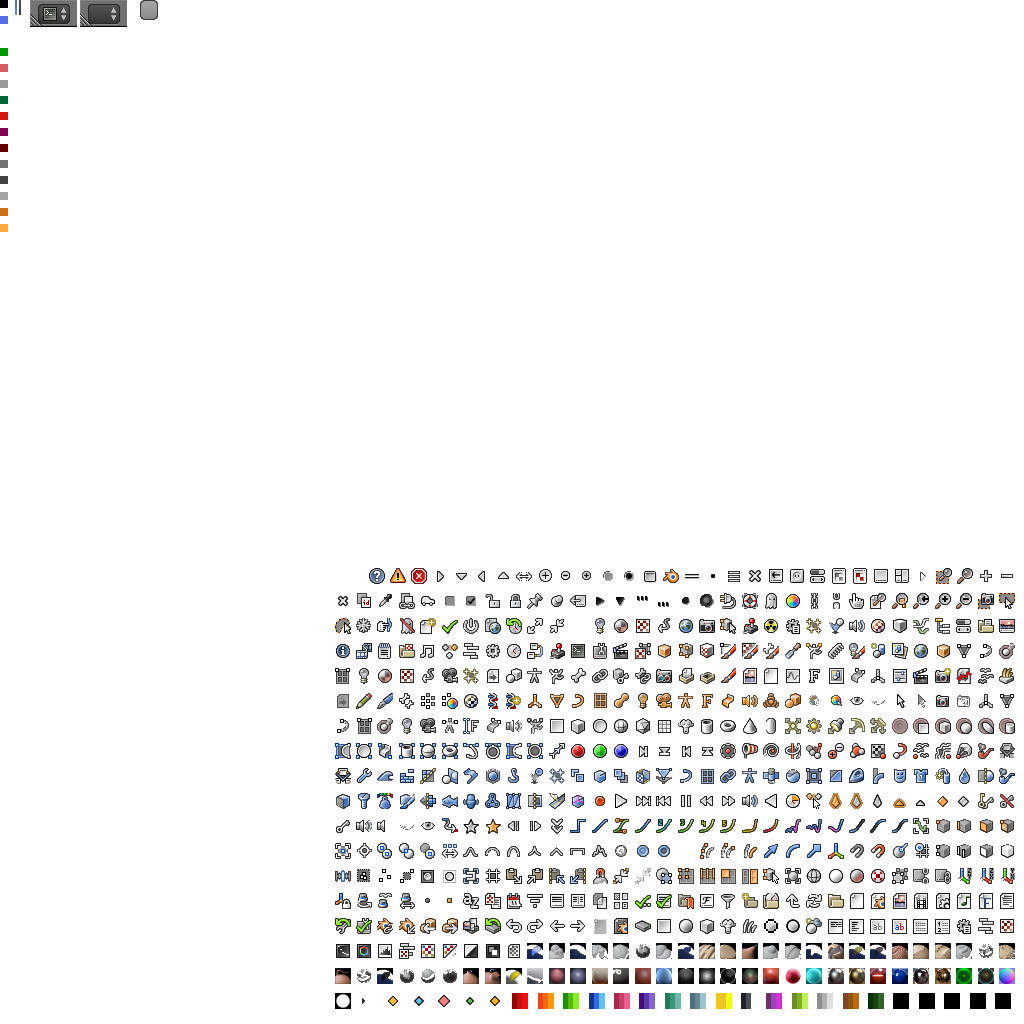
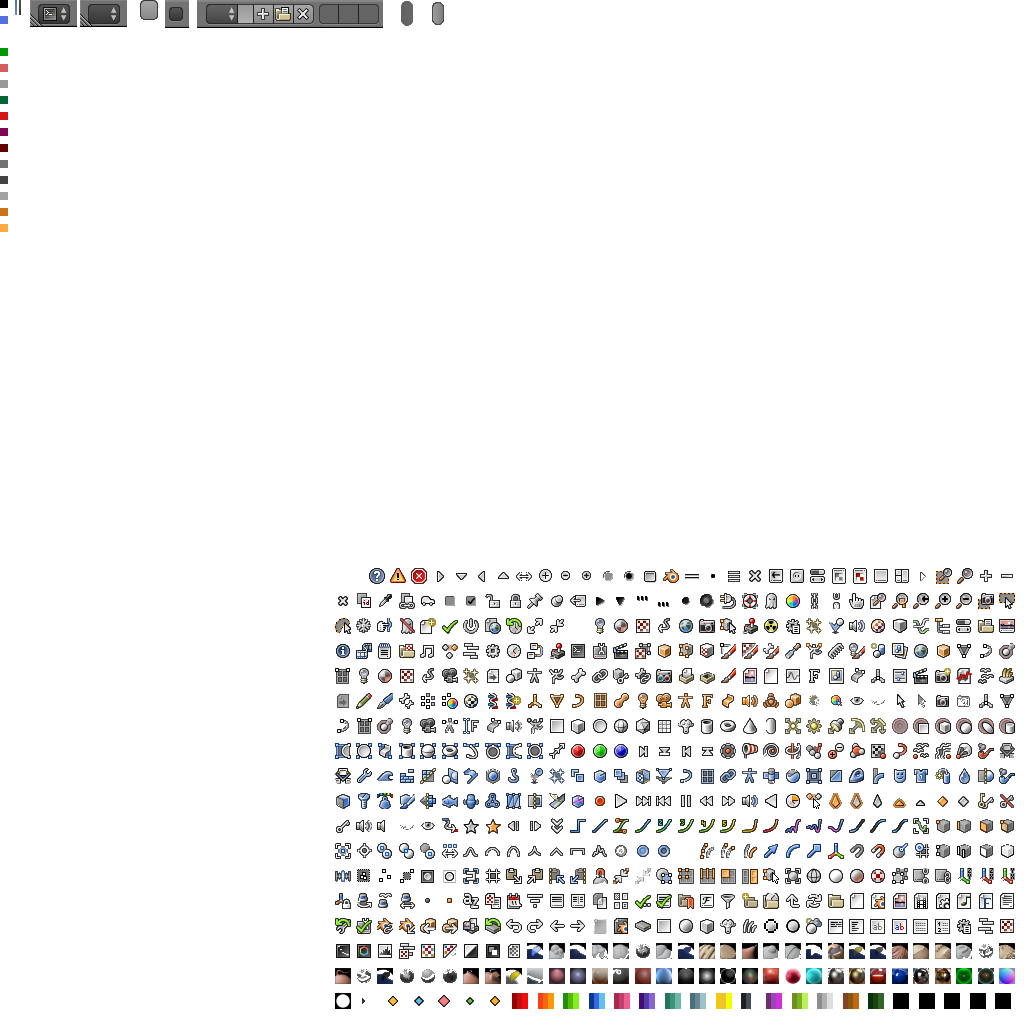
The second 1024 × 1024 image is a revision of the first. Changes to its layers:
painted on "colors" over (x1=165, y1=0, x2=444, y2=28)
